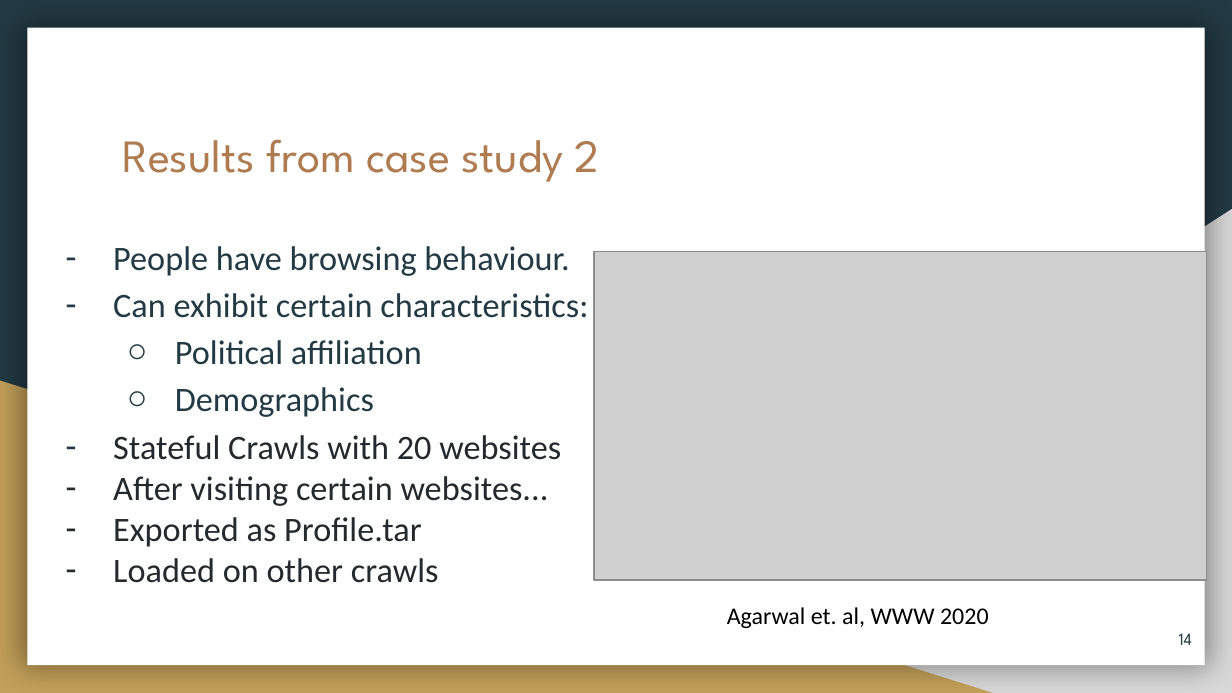
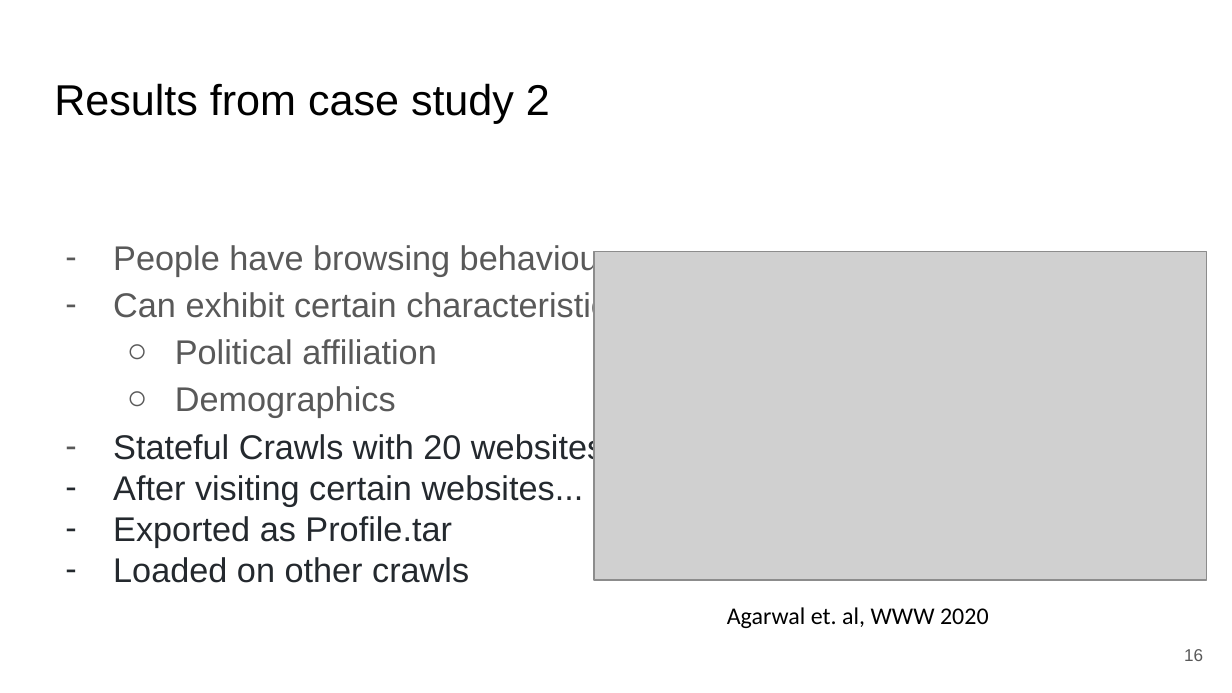
Before and after one commit to Tracking-the-trackers/Tracking-the-trackers, a slide deck: slide 16 of openWPM/Install OpenWPM.pptx (slide 14 before the commit). Drawn at 1232x693 pixels with LibreOffice and Linux fonts; fonts in the diff are those of the drawing; grey boxes stand for pictures. Boxes give left, top, right and bottom in pixels: in the first picture for what was removed or moved away, otherwise in the second. Text is boxed around its words. In the diff, an @@ line names an element or a change of style, - is before the commit and + after.

```diff
--- a/openWPM/Install OpenWPM.pptx
+++ b/openWPM/Install OpenWPM.pptx
@@ background #233A44 to #FFFFFF @@
@@ rectangle removed at bbox=[27, 28, 1205, 665] @@
@@ title "Results from case study 2": place and size @@
-title "Results from case study 2" at bbox=[123, 139, 600, 182]
+title "Results from case study 2" at bbox=[54, 83, 550, 123]
@@ title "Results from case study 2" at bbox=[54, 83, 550, 123]: size 27 to 25.2 pt, font League Spartan to Arial, text colour #AF7B51 to #000000 @@
@@ right triangle removed at bbox=[483, 209, 1232, 693] @@
@@ text "People have browsing behaviour." at bbox=[113, 245, 634, 583]: font Calibri to Arial; text colour #233A44 to #595959 in "People have browsing behaviour.", "Can exhibit certain characteristics:", "Political affiliation", "Demographics"; bullet colour #233A44 to #595959 @@
@@ right triangle removed at bbox=[0, 381, 993, 693] @@
@@ page number removed at bbox=[1179, 633, 1193, 645] @@
-14
@@ page number added at bbox=[1184, 649, 1203, 661], 10 pt, text #595959 @@
+16
```
Also in this commit, not shown: 13 other slides changed, 4 slides added, 2 slides removed, 1 other file.
